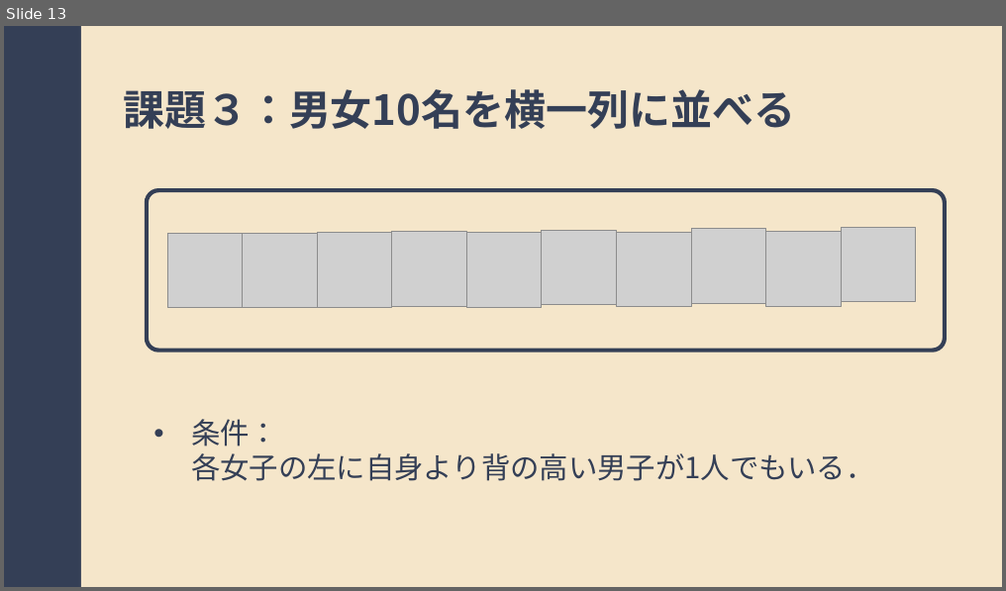
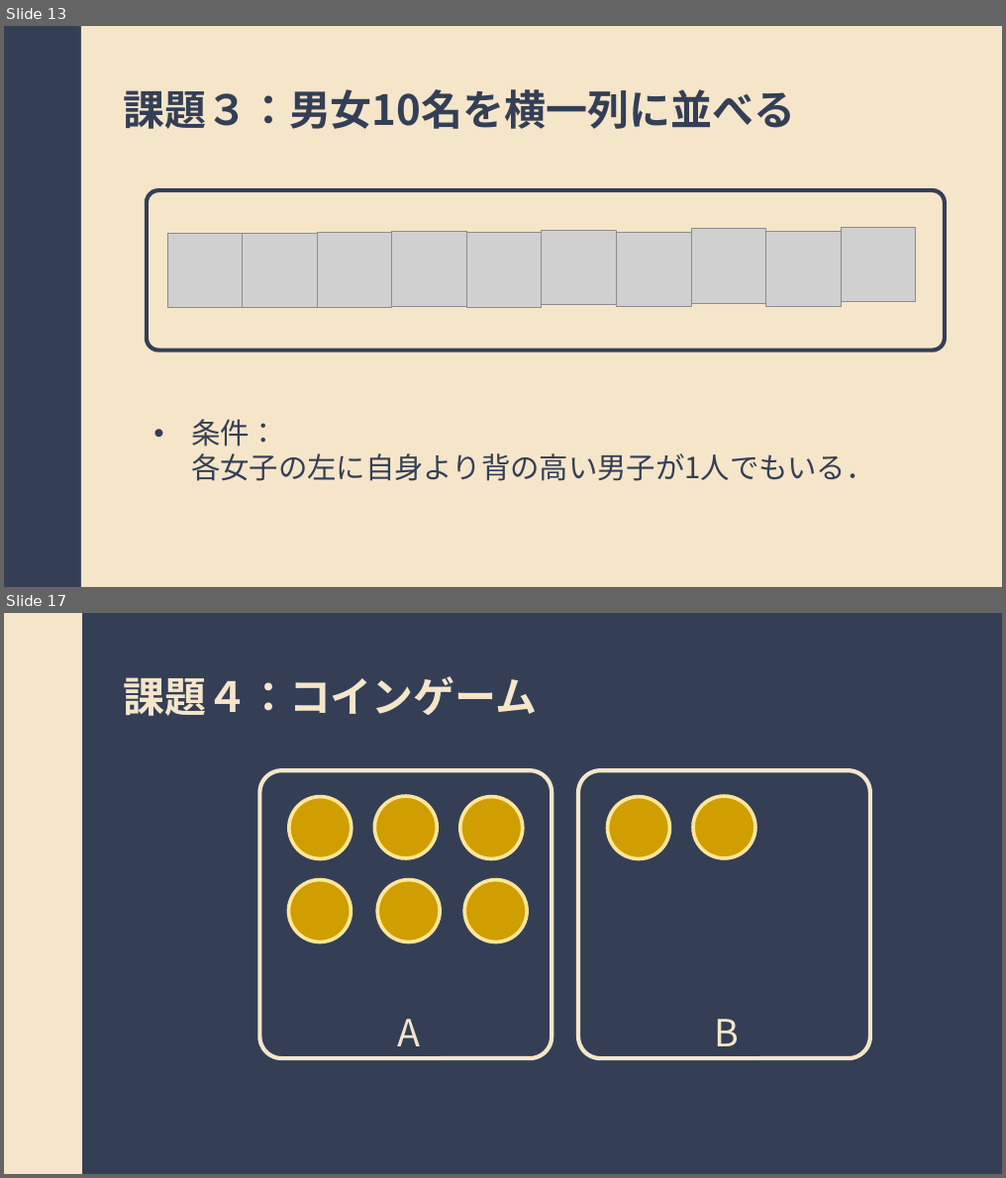
Before and after one commit to imamkhairi/jikkenII, a slide deck: random/presentation/presentation.pptx. Shown one above the other, each under a label of ours: slide 13 before the commit, slides 13 and 17 after it; the slides between them are not shown. The pictures are 1006x591 and 1006x1178 pixels, drawn with LibreOffice and Linux fonts; fonts in the diff are those of the drawing; grey boxes stand for pictures. Boxes give left, top, right and bottom in pixels: in the first picture for what was removed or moved away, otherwise in the second. Text is boxed around its words. In the diff, an @@ line names an element or a change of style, - is before the commit and + after.

```diff
--- a/random/presentation/presentation.pptx
+++ b/random/presentation/presentation.pptx
@@ slide 17 added at (4, 613, 1002, 1174), background #343F56 @@
@@ rectangle added at (4, 613, 82, 1174), fill #F5E6CA @@
@@ text added at (123, 676, 537, 716), 40 pt, text #F5E6CA, bold @@
+課題４：コインゲーム
@@ group added at (260, 771, 870, 1059): 8 ellipses, 2 rounded rectangles, 2 texts @@
+A
+B
```
Also in this commit, not shown: 8 slides changed, 12 other slides added, 36 other files.
